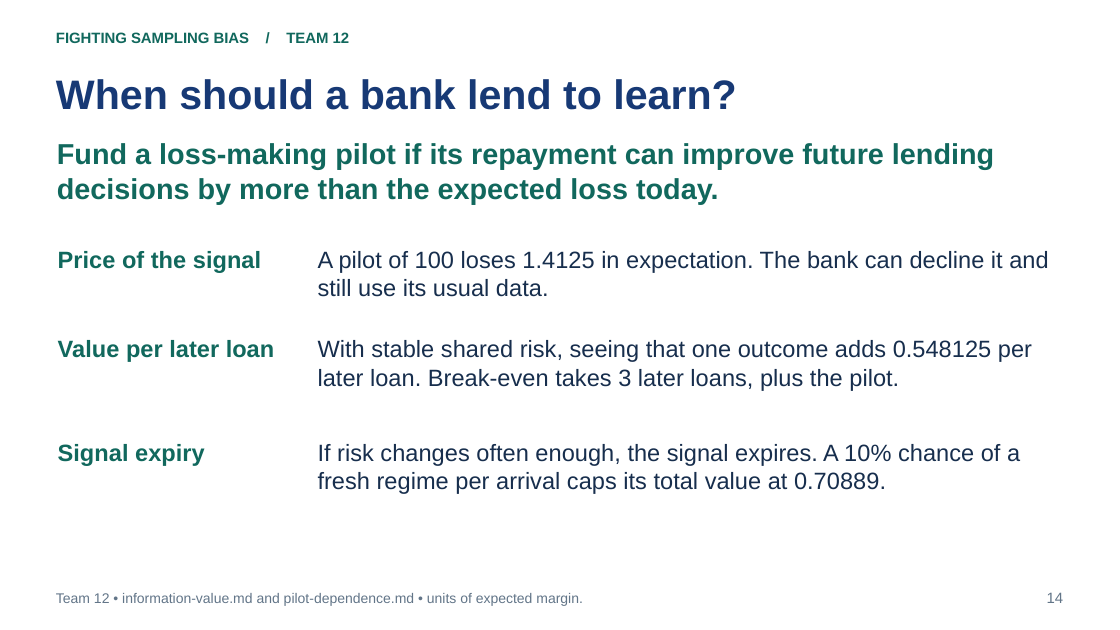
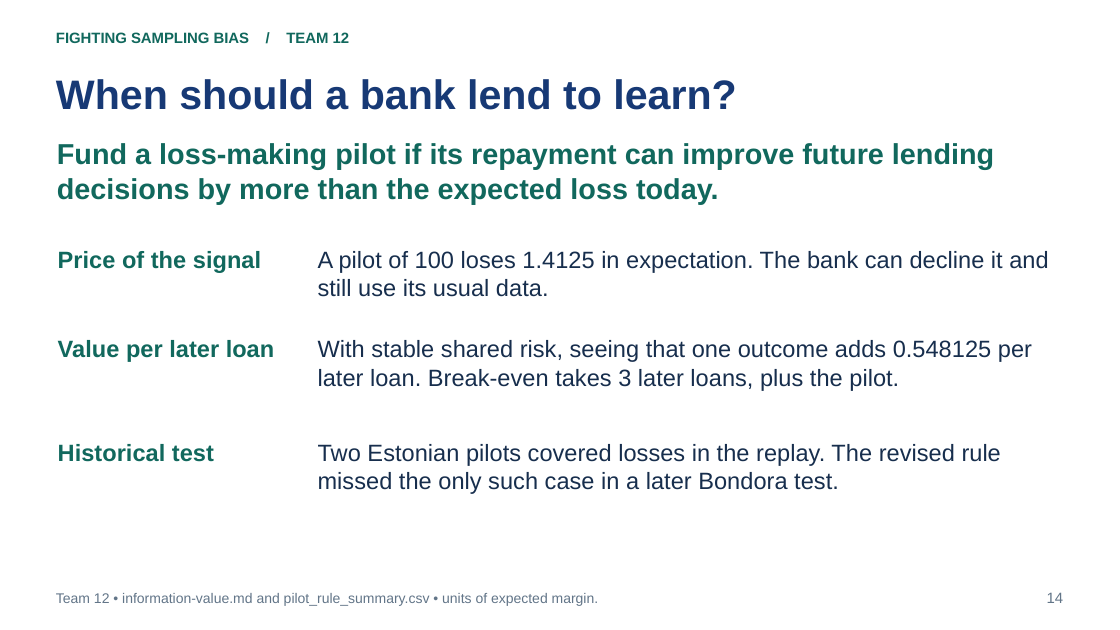
Before and after one commit to bigpurota/paper11, a slide deck: slide 14 of slides/paper11.pptx. Drawn at 1120x630 pixels with LibreOffice and Linux fonts; fonts in the diff are those of the drawing. Boxes give left, top, right and bottom in pixels: in the first picture for what was removed or moved away, otherwise in the second. Text is boxed around its words. In the diff, an @@ line names an element or a change of style, - is before the commit and + after.

Commit message:
Test pilot-loss recovery on later Bondora vintages and US Prosper loans

```diff
--- a/slides/paper11.pptx
+++ b/slides/paper11.pptx
@@ text at [58, 444, 214, 462]: text changed @@
-Signal expiry
+Historical test
@@ text at [318, 444, 1001, 494]: text changed @@
-If risk changes often enough, the signal expires. A 10% chance of a fresh regime per arrival caps its total value at 0.70889.
+Two Estonian pilots covered losses in the replay. The revised rule missed the only such case in a later Bondora test.
@@ text at [56, 593, 599, 606]: text changed @@
-Team 12 • information-value.md and pilot-dependence.md • units of expected margin.
+Team 12 • information-value.md and pilot_rule_summary.csv • units of expected margin.
```
Also in this commit, not shown: 1 other slide changed, 2 slides added, 45 other files.
